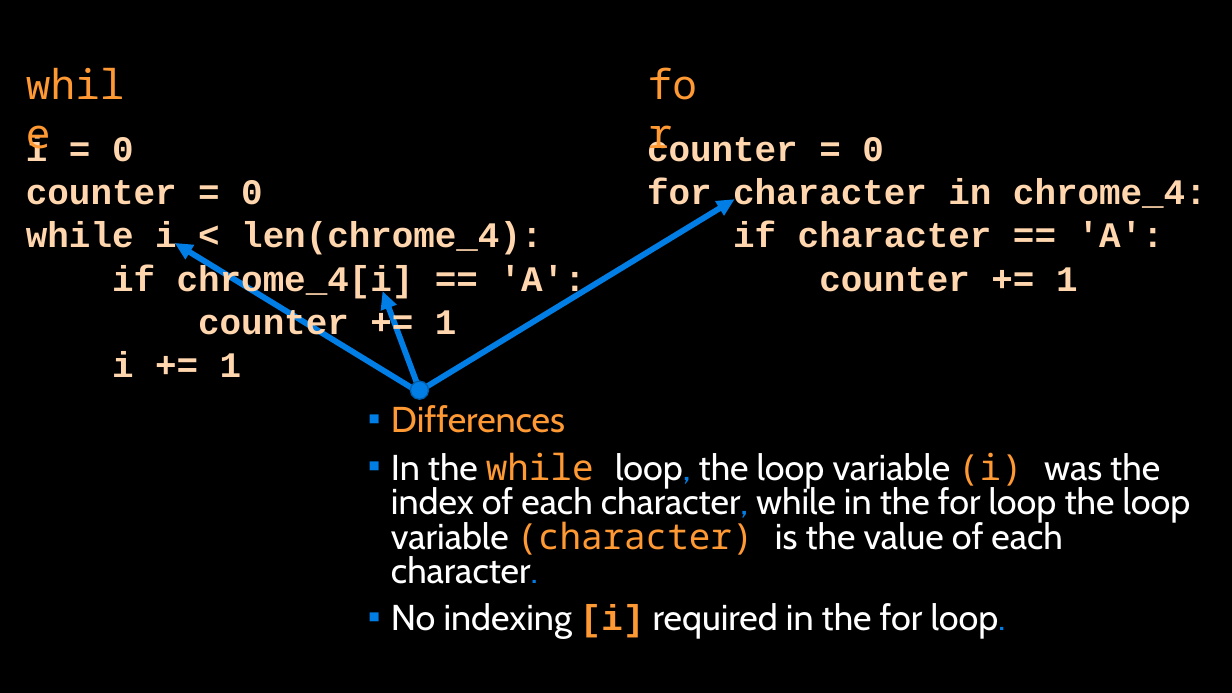
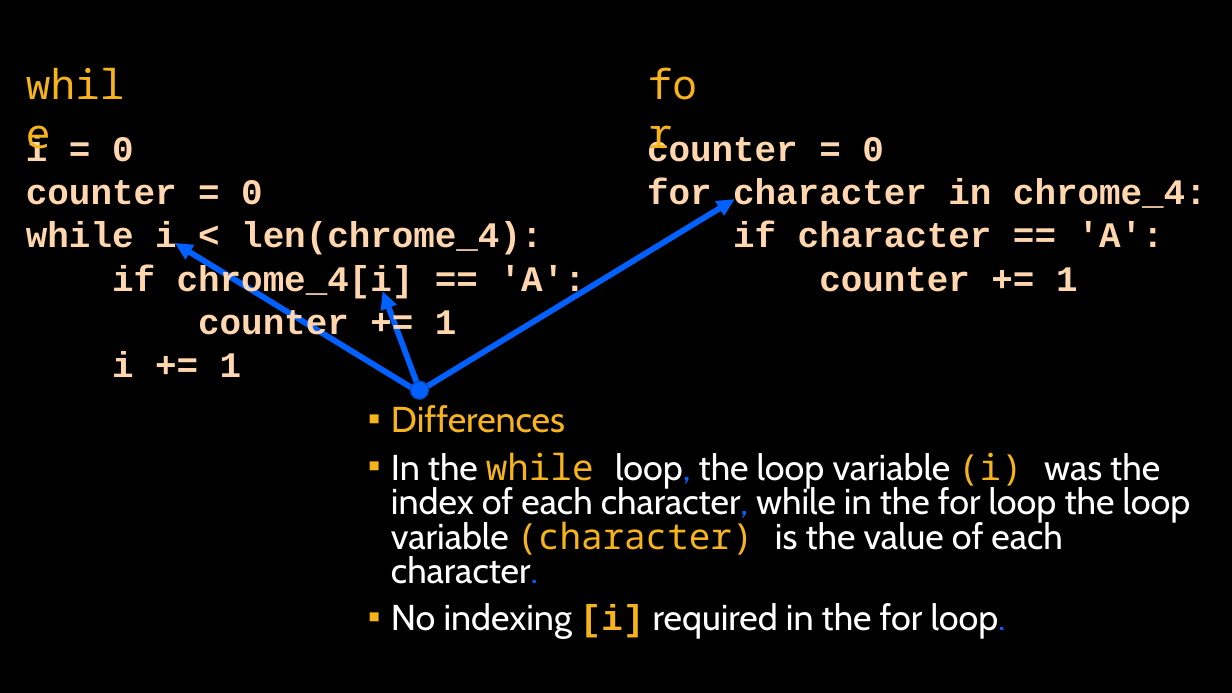
Before and after one commit to APS106/APS106-winter-2024-kinsella-goodfellow, a slide deck: slide 23 of lectures/week6/lecture1/slides/week6_lecture1.pptx. Drawn at 1232x693 pixels with LibreOffice and Linux fonts; fonts in the diff are those of the drawing; background and template pictures are left out. Boxes give left, top, right and bottom in pixels: in the first picture for what was removed or moved away, otherwise in the second. Text is boxed around its words. In the diff, an @@ line names an element or a change of style, - is before the commit and + after.

```diff
--- a/lectures/week6/lecture1/slides/week6_lecture1.pptx
+++ b/lectures/week6/lecture1/slides/week6_lecture1.pptx
@@ text "while" at (26,222,134,248): text colour #FF9933 to #F7B41A @@
@@ text "for" at (647,179,712,215): text colour #FF9933 to #F7B41A @@
@@ arrow (419, 392) - (735, 200): stroke #017EE5 4.5 pt to #0061FF 4.5 pt @@
@@ arrow (419, 392) - (175, 243): stroke #017EE5 4.5 pt to #0061FF 4.5 pt @@
@@ arrow (419, 388) - (383, 291): stroke #017EE5 4.5 pt to #0061FF 4.5 pt @@
@@ ellipse at (410,381,429,399): fill #017EE5 to #0061FF; outline #015DA9 1 pt to #0048BD 1 pt @@
@@ text "Differences" at (391,405,1191,639): text colour #FF9933 to #F7B41A in "Differences", "while (i) (character)", "[i]"; text colour #017EE5 to #0061FF in "loop, character, character.", "loop."; bullet colour #007EE5 to #F7B41A @@
```
Also in this commit, not shown: 33 other slides changed, 11 other files.
